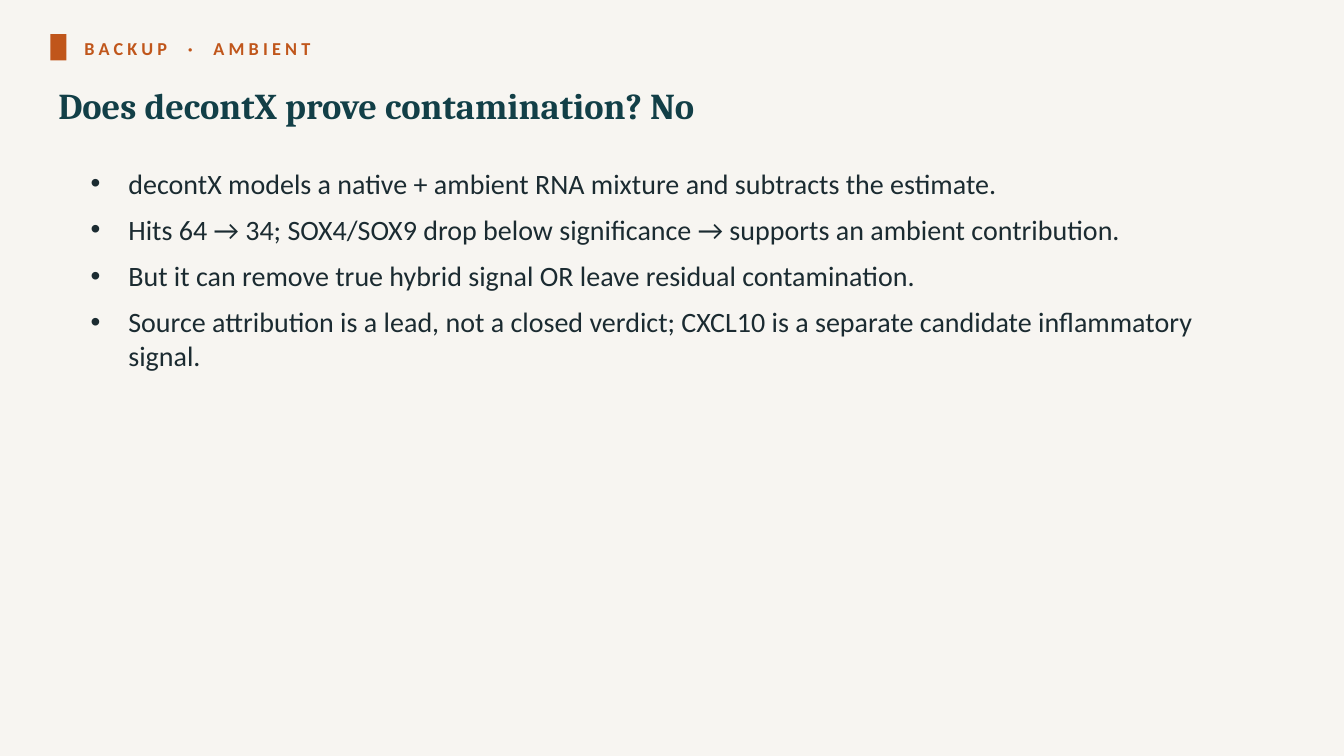
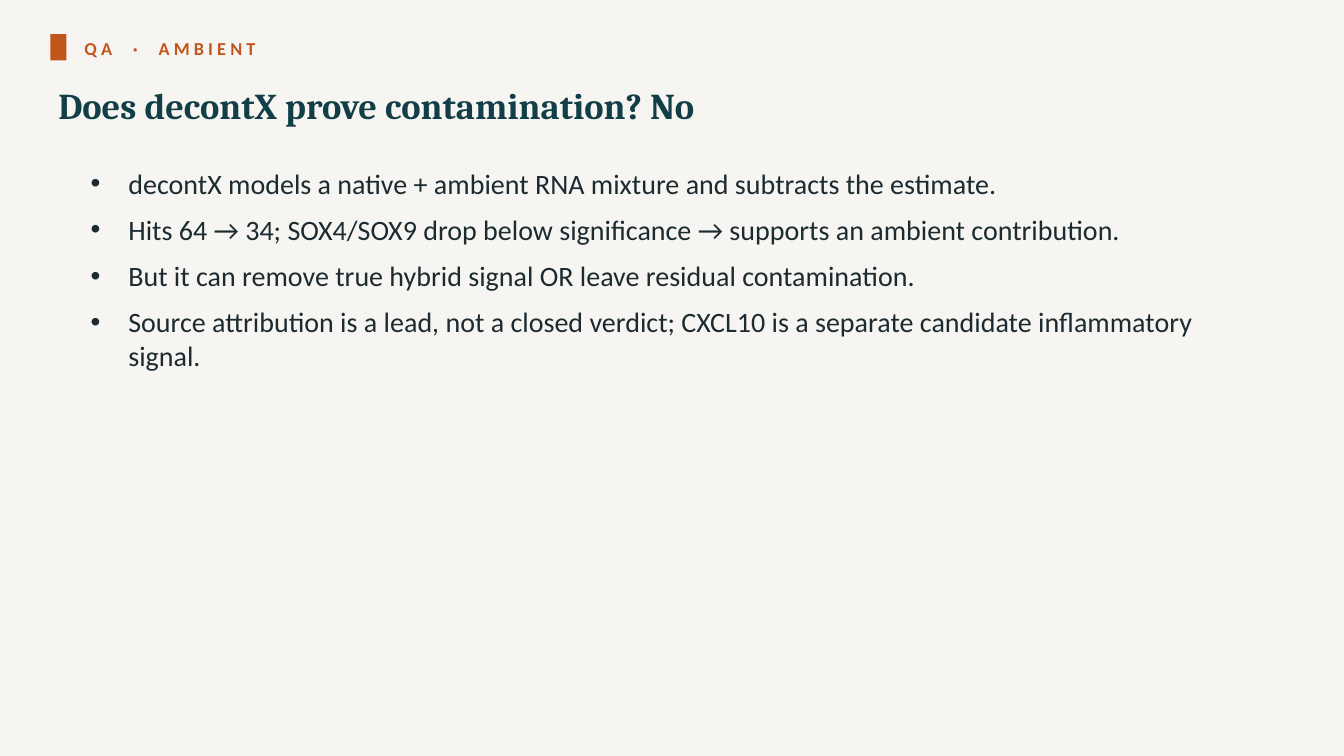
Before and after one commit to roeetekoah/liver-zonation, a slide deck: slide 27 of presentation/MASLD_stages_computational_analysis_roee_shira.pptx (slide 26 before the commit). Drawn at 1344x756 pixels with LibreOffice and Linux fonts; fonts in the diff are those of the drawing. Boxes give left, top, right and bottom in pixels: in the first picture for what was removed or moved away, otherwise in the second. Text is boxed around its words. In the diff, an @@ line names an element or a change of style, - is before the commit and + after.

```diff
--- a/presentation/MASLD_stages_computational_analysis_roee_shira.pptx
+++ b/presentation/MASLD_stages_computational_analysis_roee_shira.pptx
@@ text at <box>84,43,256,58</box>: text changed @@
-BACKUP · AMBIENT
+QA · AMBIENT
```
Also in this commit, not shown: 13 other slides changed, 1 slide added, 5 other files.
